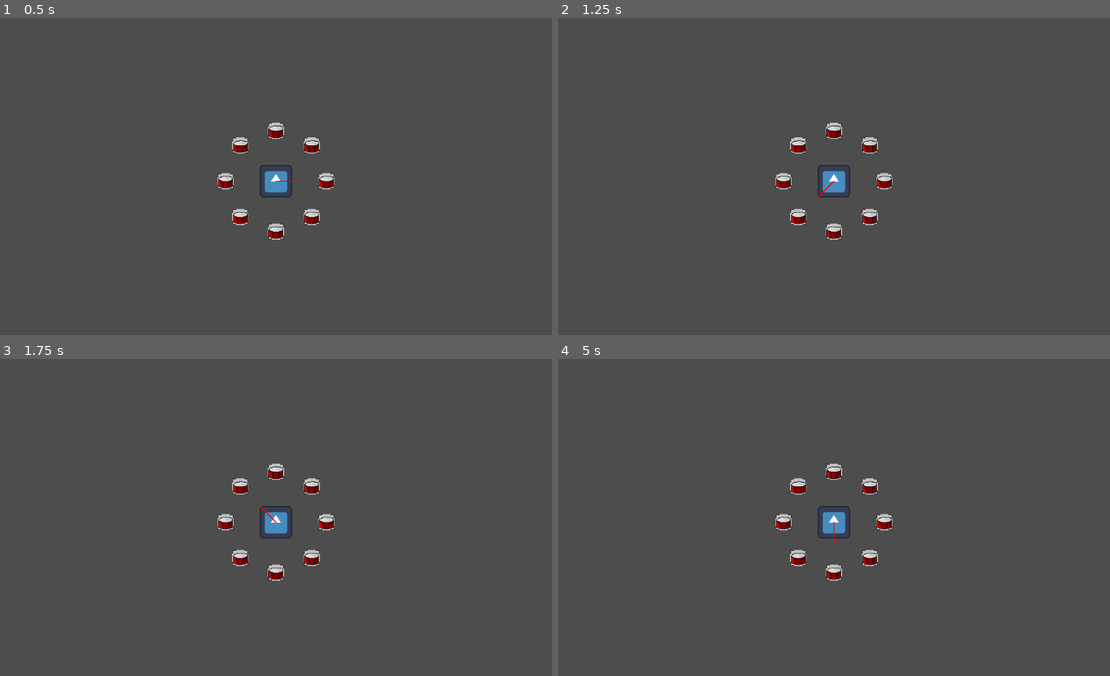
Above: before the commit, frames 1-4 (two rows, left to right).
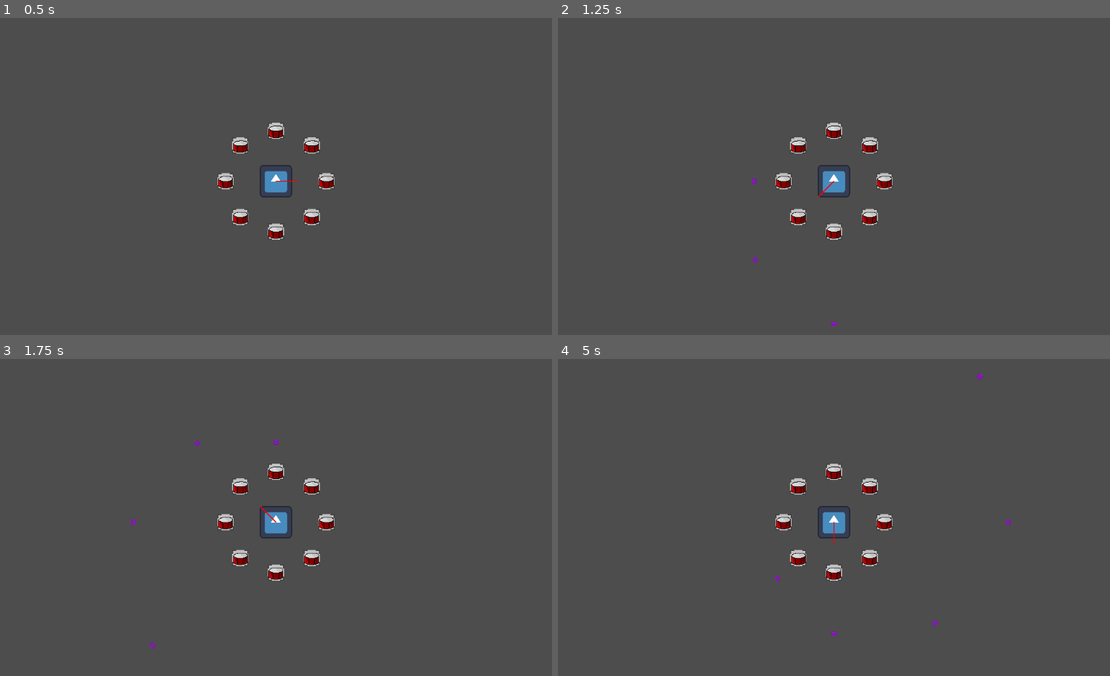
Above: after the commit, the same moments.

Repository: SeriousGuy888/MetronomeTowerDefenceGame
Game: Godot game, scene res://scenes/main.tscn
Same seed, same stepped clock (60 frames per second), same inputs: the game is played once before the commit and once after it. The engine's default icon, where the game draws it, is replaced by a stand-in: a white triangle on a blue panel in a dark square.
Inputs:
- Up to frame 1 (0.5 s): no input
- Up to frame 2 (1.25 s): no input
- Up to frame 3 (1.75 s): no input
- Up to frame 4 (5 s): no input

Frame 1 is identical in both runs. In frame 2, less than 0.1% of the frame differs, in the area x 35-51%, y 50-98%; in frame 3, less than 0.1%; in frame 4, less than 0.1%, in the area x 39-83%, y 4-88%.

Commit message:
launch projectiles from turrets using eventbus

Diff:
--- a/drum_turret.gd
+++ b/drum_turret.gd
@@ -1,4 +1,6 @@
 extends Turret
 
+@export var bullet_scene: PackedScene = preload("res://scenes/bullet.tscn")
+
 func fire(direction: Vector2):
-	print("aaaa")
+	EventBus.request_spawn_projectile.emit(bullet_scene, global_position, direction)
--- a/project.godot
+++ b/project.godot
@@ -15,6 +15,10 @@
 config/features=PackedStringArray("4.4", "Forward Plus")
 config/icon="res://assets/icon.svg"
 
+[autoload]
+
+EventBus="*res://scenes/event_bus.gd"
+
 [layer_names]
 
 2d_physics/layer_3="bullets"
--- /dev/null
+++ b/scenes/event_bus.gd
@@ -0,0 +1,6 @@
+extends Node
+
+signal request_spawn_projectile(
+	projectile_scene: PackedScene,
+	spawn_position: Vector2, # global position
+	direction: Vector2)
--- a/scenes/main.gd
+++ b/scenes/main.gd
@@ -5,9 +5,14 @@
 @onready var projectile_container: Node = $ProjectileContainer
 @onready var enemy_container: Node = $EnemyContainer
 
+func _ready() -> void:
+	EventBus.request_spawn_projectile.connect(_on_request_spawn_projectile)
 
-func _on_metronome_request_launch_projectile(direction: Vector2) -> void:
-	var bullet: Bullet = bullet_scene.instantiate()
-	bullet.direction = direction
-	bullet.translate(direction * 10)
-	projectile_container.add_child(bullet)
+func _on_request_spawn_projectile(
+		projectile_scene: PackedScene,
+		spawn_position: Vector2,
+		direction: Vector2) -> void:
+	var projectile: Bullet = projectile_scene.instantiate()
+	projectile.global_position = spawn_position
+	projectile.direction = direction
+	projectile_container.add_child(projectile)
--- a/scenes/main.tscn
+++ b/scenes/main.tscn
@@ -27,5 +27,3 @@
 [node name="MonsterSpawnClock" type="Timer" parent="MonsterSpawner"]
 wait_time = 5.0
 autostart = true
-
-[connection signal="request_launch_projectile" from="metronome" to="." method="_on_metronome_request_launch_projectile"]
--- a/scenes/metronome.gd
+++ b/scenes/metronome.gd
@@ -4,8 +4,6 @@
 @export var turret_slot_manager: Node2D
 
 @onready var timer: Timer = $Timer
-
-signal request_launch_projectile(direction: Vector2)
 
 var tick = 0
 
@@ -17,14 +15,7 @@
 	tick += 1
 	timer.start()
 
-func fire_bullet(direction: Vector2):
-	request_launch_projectile.emit(direction)
-
 
 func _on_playhead_angle_passed(angle_in_degrees: Variant) -> void:
 	# angle is given as "degrees clockwise from north"
 	turret_slot_manager.fire(angle_in_degrees)
-	#var angle = deg_to_rad(angle_in_degrees)
-	#var direction = Vector2(sin(angle), -cos(angle))
-	#fire_bullet(direction)
-	#print(angle_in_degrees, direction)
Not shown, added: scenes/event_bus.gd.uid
